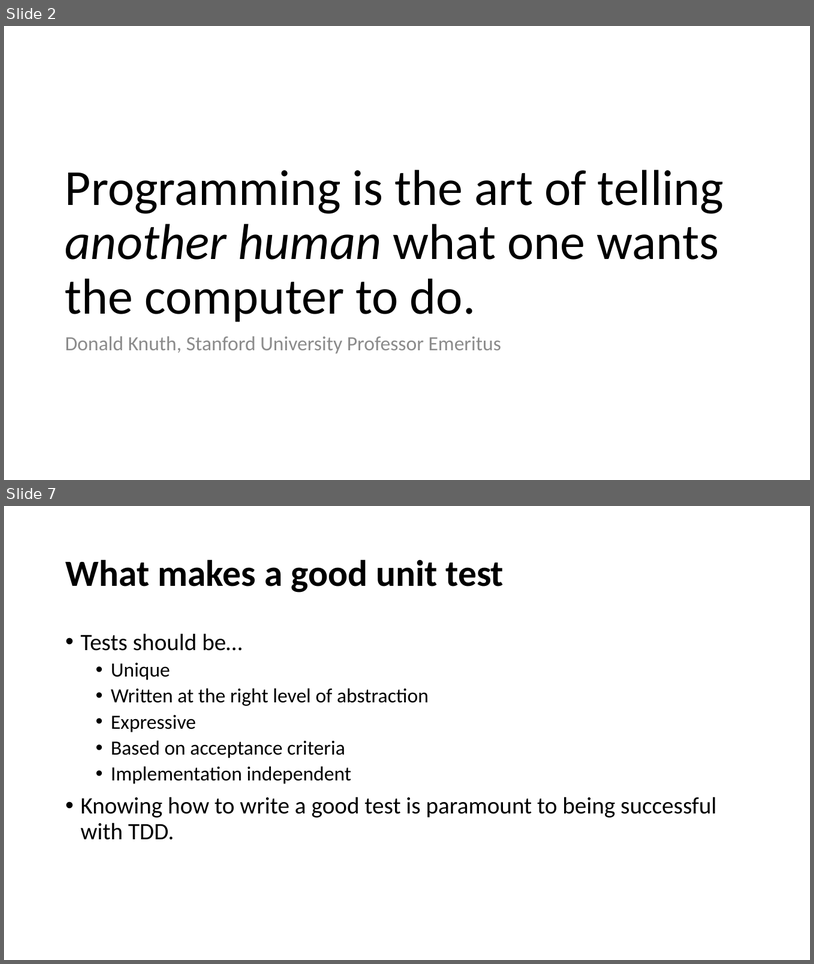
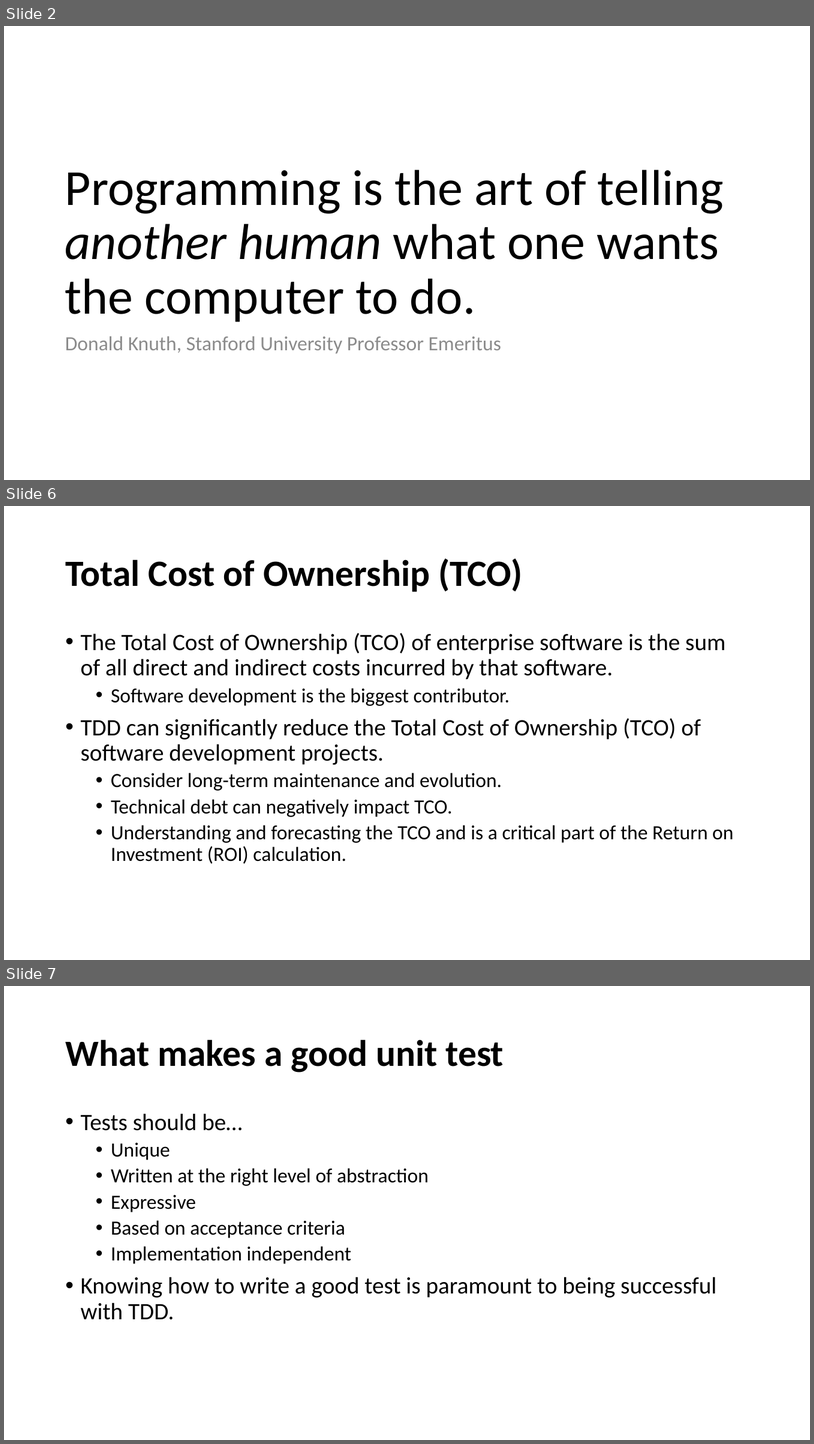
Before and after one commit to cebartling/test-driven, a slide deck: presentations/Introduction to Test-Driven Development.pptx. Shown one above the other, each under a label of ours: slides 2 and 7 before the commit, slides 2, 6 and 7 after it; the slides between them are not shown. The pictures are 814x964 and 814x1444 pixels, drawn with LibreOffice and Linux fonts; fonts in the diff are those of the drawing. Boxes give left, top, right and bottom in pixels: in the first picture for what was removed or moved away, otherwise in the second. Text is boxed around its words. In the diff, an @@ line names an element or a change of style, - is before the commit and + after.

```diff
--- a/presentations/Introduction to Test-Driven Development.pptx
+++ b/presentations/Introduction to Test-Driven Development.pptx
@@ slide 6 added at [4, 506, 810, 960], background #FFFFFF @@
@@ title added at [65, 558, 522, 592], 44 pt, text #000000, bold @@
+Total Cost of Ownership (TCO)
@@ text added at [81, 633, 734, 864], 24 pt, text #000000 @@
+• The Total Cost of Ownership (TCO) of enterprise software is the sum of all direct and indirect costs incurred by that software.
+  • Software development is the biggest contributor.
+• TDD can significantly reduce the Total Cost of Ownership (TCO) of software development projects.
+  • Consider long-term maintenance and evolution.
+  • Technical debt can negatively impact TCO.
+  • Understanding and forecasting the TCO and is a critical part of the Return on Investment (ROI) calculation.
```
Also in this commit, not shown: 11 slides changed, 2 slides removed.
